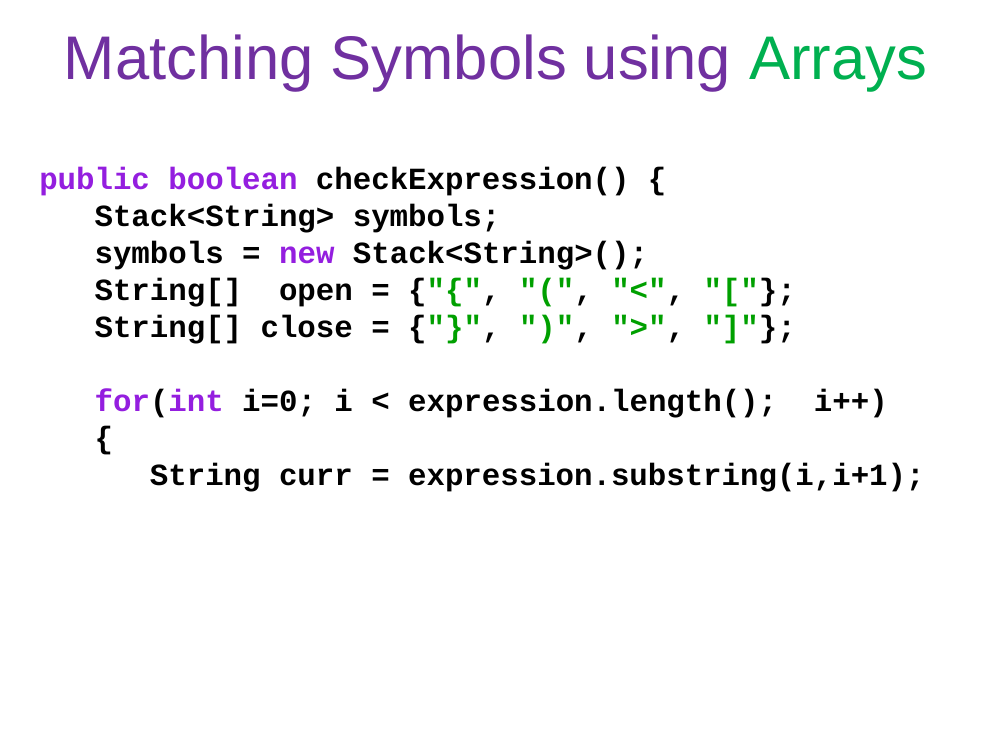
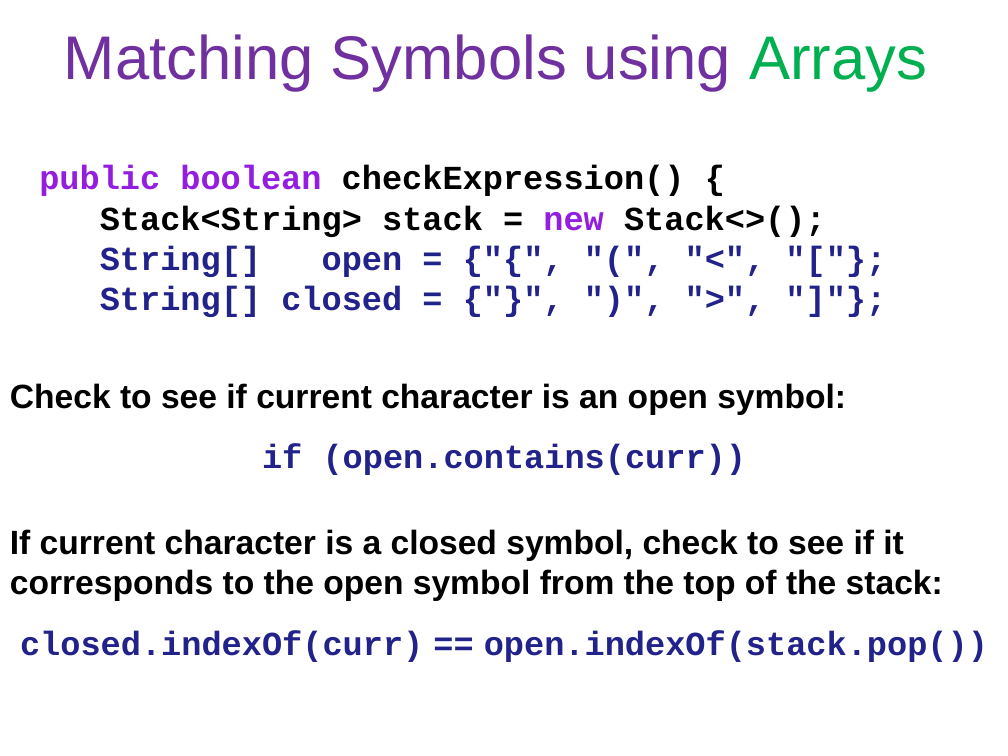
Before and after one commit to Cy-FairCS/cs3, a slide deck: slide 14 of u06b_stacks/notes/13b.expressionTester.pptx. Drawn at 1008x756 pixels with LibreOffice and Linux fonts; fonts in the diff are those of the drawing. Boxes give left, top, right and bottom in pixels: in the first picture for what was removed or moved away, otherwise in the second. Text is boxed around its words. In the diff, an @@ line names an element or a change of style, - is before the commit and + after.

Commit message:
Updated Stacks Lab 2 ppt

```diff
--- a/u06b_stacks/notes/13b.expressionTester.pptx
+++ b/u06b_stacks/notes/13b.expressionTester.pptx
@@ text at box(39, 165, 826, 317): text changed; size 22 to 24 pt; text colour #000000 to #22228B @@
-public boolean checkExpression() {
-Stack<String> symbols;
-symbols = new Stack<String>();
-String[] open = {"{", "(", "<", "["};
-String[] close = {"}", ")", ">", "]"};
-for(int i=0; i < expression.length(); i++)
-{
-String curr = expression.substring(i,i+1);
+public boolean checkExpression() {
+Stack<String> stack = new Stack<>();
+String[] open = {"{", "(", "<", "["};
+String[] closed = {"}", ")", ">", "]"};
@@ text added at box(10, 383, 988, 662), 24 pt, text #000000, bold @@
+Check to see if current character is an open symbol:
+if (open.contains(curr))
+If current character is a closed symbol, check to see if it corresponds to the open symbol from the top of the stack:
+closed.indexOf(curr) == open.indexOf(stack.pop())
```
Also in this commit, not shown: 2 other slides changed, 1 slide added.
